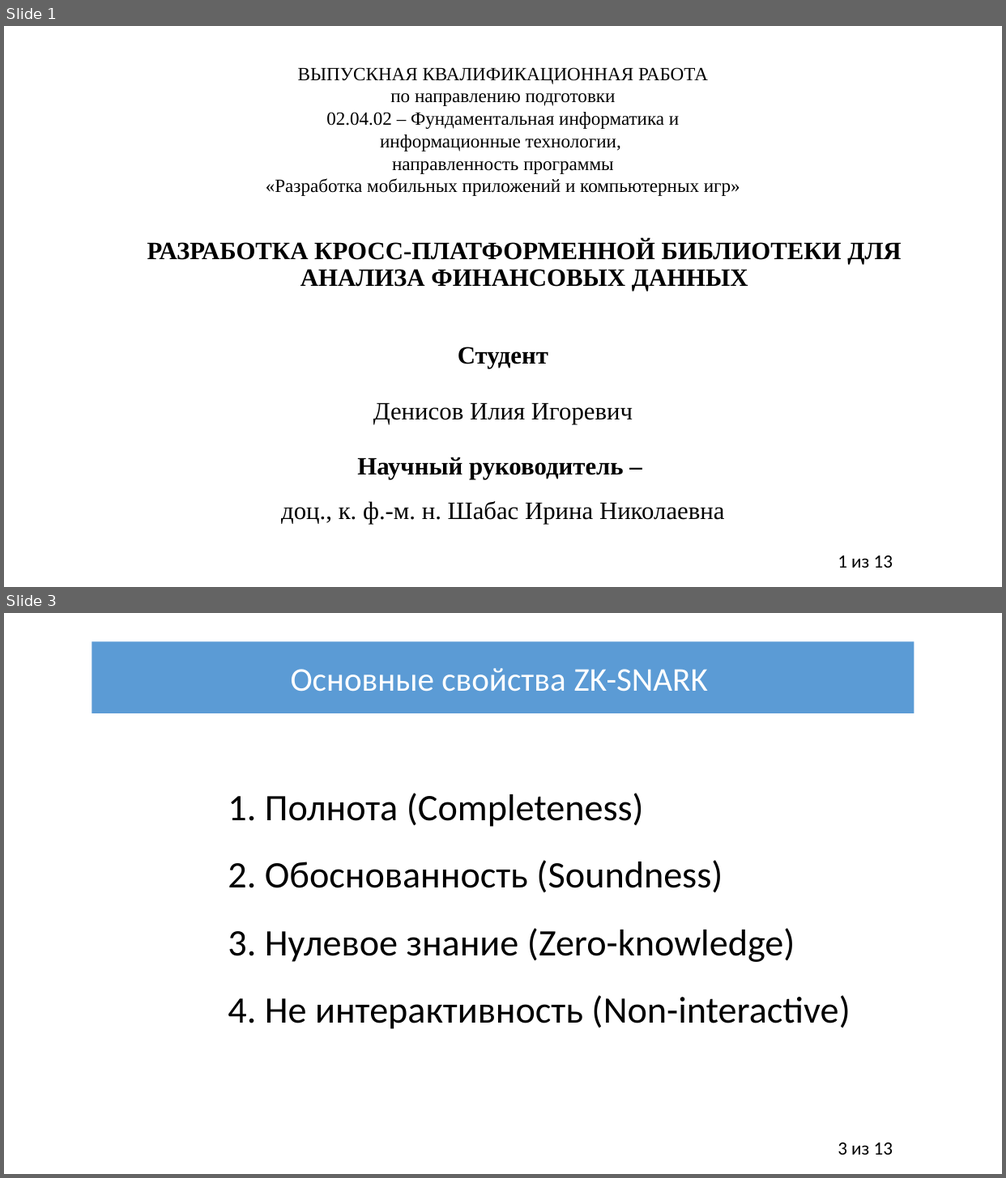
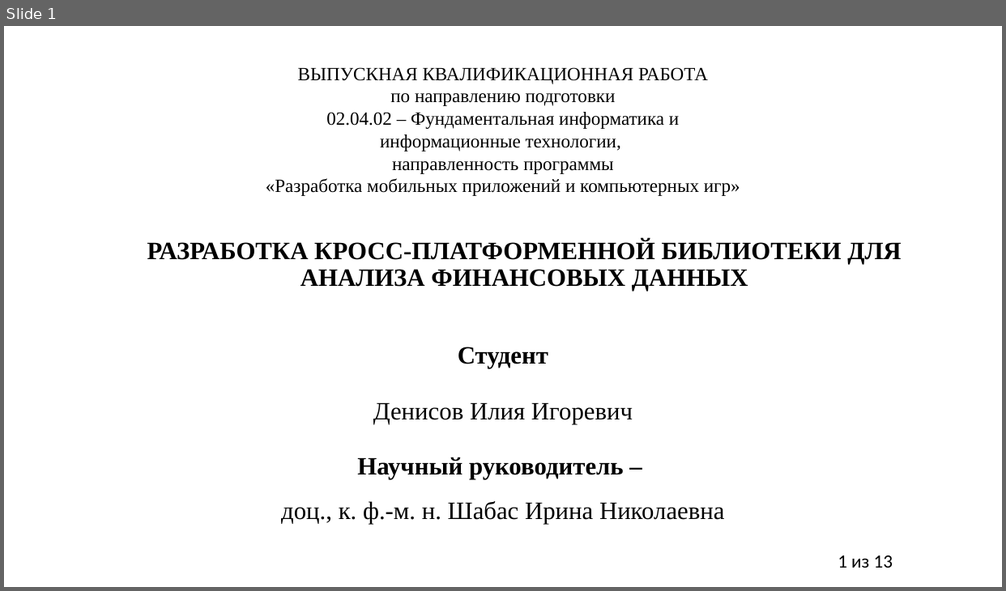
Before and after one commit to IliiaDenisov/masters-thesis, a slide deck: Презентация диплома.pptx. Shown one above the other, each under a label of ours: slides 1 and 3 before the commit, slide 1 after it; the slides between them are not shown. The pictures are 1006x1178 and 1006x591 pixels, drawn with LibreOffice and Linux fonts; fonts in the diff are those of the drawing. Boxes give left, top, right and bottom in pixels: in the first picture for what was removed or moved away, otherwise in the second. Text is boxed around its words. In the diff, an @@ line names an element or a change of style, - is before the commit and + after.

```diff
--- a/Презентация диплома.pptx
+++ b/Презентация диплома.pptx
@@ slide 3 removed at (4,613,1002,1174), background #FFFFFF; not listed: 1 template element that a slide beside it also shows @@
@@ rectangle removed at (91,641,914,713) @@
-Основные свойства ZK-SNARK
@@ text removed at (228,793,850,1029) @@
-1. Полнота (Completeness)
-2. Обоснованность (Soundness)
-3. Нулевое знание (Zero-knowledge)
-4. Не интерактивность (Non-interactive)
```
Also in this commit, not shown: 1 slide changed, 5 slides added, 10 other slides removed.
